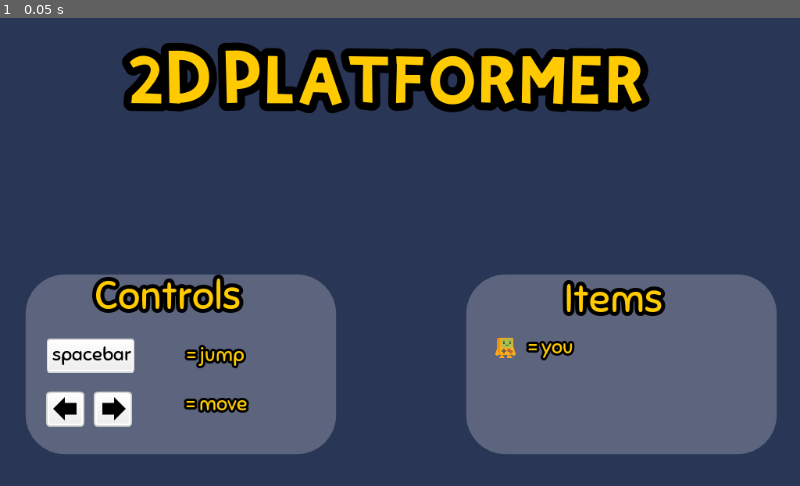
Above: before the commit, frame 1.
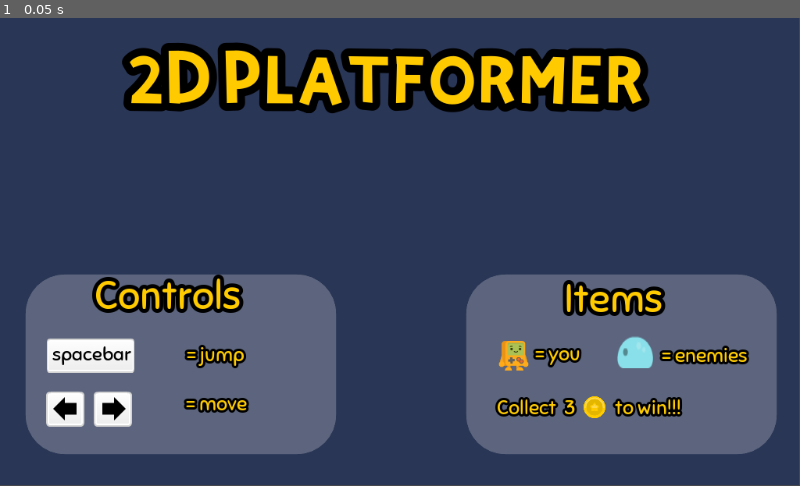
Above: after the commit, the same moment.

Repository: phukon/2D_platformer
Game: Godot game, scene res://Levels/title_menu.tscn
Same seed, same stepped clock (60 frames per second), same inputs: the game is played once before the commit and once after it. Before the commit the project has no main scene; this scene is started directly in both runs.
Inputs:
- Up to frame 1 (0.05 s): no input

The runs differ from the first frame. In frame 1, 2.1% of the frame differs, in the area x 0-100%, y 0-100%.

Commit message:
added 'game over' screen

Diff:
--- /dev/null
+++ b/Levels/Game_over_screen.tscn
@@ -0,0 +1,55 @@
+[gd_scene load_steps=5 format=2]
+
+[ext_resource path="res://assets/fonts/KiriFont.ttf" type="DynamicFontData" id=1]
+[ext_resource path="res://assets/fonts/Sniglet-Regular.ttf" type="DynamicFontData" id=2]
+
+[sub_resource type="DynamicFont" id=1]
+size = 120
+outline_size = 9
+outline_color = Color( 0, 0, 0, 1 )
+font_data = ExtResource( 1 )
+
+[sub_resource type="DynamicFont" id=2]
+size = 70
+outline_size = 5
+outline_color = Color( 0, 0, 0, 1 )
+font_data = ExtResource( 2 )
+
+[node name="Game_over_screen" type="Control"]
+anchor_right = 1.0
+anchor_bottom = 1.0
+__meta__ = {
+"_edit_use_anchors_": false
+}
+
+[node name="ColorRect" type="ColorRect" parent="."]
+margin_right = 1024.0
+margin_bottom = 600.0
+color = Color( 0.560784, 0.231373, 0.231373, 1 )
+__meta__ = {
+"_edit_use_anchors_": false
+}
+
+[node name="Label" type="Label" parent="."]
+margin_left = 64.0
+margin_top = 128.0
+margin_right = 973.0
+margin_bottom = 249.0
+custom_fonts/font = SubResource( 1 )
+text = "Game Over!"
+__meta__ = {
+"_edit_use_anchors_": false
+}
+
+[node name="Button" type="Button" parent="."]
+margin_left = 320.0
+margin_top = 320.0
+margin_right = 681.0
+margin_bottom = 415.0
+custom_fonts/font = SubResource( 2 )
+custom_colors/font_color_hover = Color( 1, 0.8, 0, 1 )
+text = "Main Menu"
+flat = true
+__meta__ = {
+"_edit_use_anchors_": false
+}
--- /dev/null
+++ b/Levels/PlayButton.gd
@@ -0,0 +1,8 @@
+extends Button
+
+
+
+
+
+func _on_PlayButton_pressed() -> void:
+	get_tree().change_scene("res://Levels/Level1.tscn")
--- a/Levels/title_menu.tscn
+++ b/Levels/title_menu.tscn
@@ -6,6 +6,8 @@
 [ext_resource path="res://assets/UI/arrow-UP.png" type="Texture" id=4]
 [ext_resource path="res://assets/UI/grey_button13.png" type="Texture" id=5]
 [ext_resource path="res://assets/player-sprites/player/platformChar_idle.png" type="Texture" id=6]
+[ext_resource path="res://assets/enemies/slimeBlue_blue.png" type="Texture" id=7]
+[ext_resource path="res://assets/coin/gold_1.png" type="Texture" id=8]
 
 [sub_resource type="DynamicFont" id=1]
 size = 70
@@ -20,22 +22,22 @@
 corner_radius_bottom_right = 50
 corner_radius_bottom_left = 50
 
-[sub_resource type="DynamicFont" id=6]
+[sub_resource type="DynamicFont" id=3]
 size = 24
 outline_color = Color( 0, 0, 0, 1 )
 font_data = ExtResource( 3 )
 
-[sub_resource type="DynamicFont" id=3]
+[sub_resource type="DynamicFont" id=4]
 size = 50
 outline_size = 5
 font_data = ExtResource( 3 )
 
-[sub_resource type="DynamicFont" id=4]
-size = 25
-outline_size = 3
-font_data = ExtResource( 3 )
-
 [sub_resource type="DynamicFont" id=5]
+size = 25
+outline_size = 3
+font_data = ExtResource( 3 )
+
+[sub_resource type="DynamicFont" id=6]
 size = 25
 outline_size = 3
 font_data = ExtResource( 3 )
@@ -52,6 +54,18 @@
 outline_color = Color( 0, 0, 0, 1 )
 font_data = ExtResource( 3 )
 
+[sub_resource type="DynamicFont" id=9]
+size = 25
+outline_size = 3
+outline_color = Color( 0, 0, 0, 1 )
+font_data = ExtResource( 3 )
+
+[sub_resource type="DynamicFont" id=10]
+size = 25
+outline_size = 3
+outline_color = Color( 0, 0, 0, 1 )
+font_data = ExtResource( 3 )
+
 [node name="title_menu" type="Control"]
 anchor_right = 1.0
 anchor_bottom = 1.0
@@ -60,8 +74,10 @@
 }
 
 [node name="ColorRect" type="ColorRect" parent="."]
-margin_right = 1024.0
-margin_bottom = 600.0
+margin_left = -0.540344
+margin_top = -0.540344
+margin_right = 1023.46
+margin_bottom = 599.46
 color = Color( 0.168627, 0.215686, 0.341176, 1 )
 
 [node name="Label" type="Label" parent="."]
@@ -212,21 +228,61 @@
 }
 
 [node name="Player" type="TextureRect" parent="Panel2"]
-margin_left = 30.5356
-margin_top = 69.4535
-margin_right = 68.5356
-margin_bottom = 107.454
+margin_left = 33.3992
+margin_top = 67.5897
+margin_right = 88.3992
+margin_bottom = 122.59
 texture = ExtResource( 6 )
 expand = true
 
 [node name="Label" type="Label" parent="Panel2/Player"]
-margin_left = 47.899
-margin_top = 7.7836
-margin_right = 105.899
-margin_bottom = 39.7836
+margin_left = 55.2141
+margin_top = 18.0248
+margin_right = 113.214
+margin_bottom = 50.0248
 custom_fonts/font = SubResource( 8 )
 custom_colors/font_color = Color( 1, 0.8, 0, 1 )
 text = "= you"
 __meta__ = {
 "_edit_use_anchors_": false
 }
+
+[node name="Enemy" type="TextureRect" parent="Panel2"]
+margin_left = 192.683
+margin_top = 74.0098
+margin_right = 238.683
+margin_bottom = 120.01
+texture = ExtResource( 7 )
+expand = true
+__meta__ = {
+"_edit_use_anchors_": false
+}
+
+[node name="Label" type="Label" parent="Panel2/Enemy"]
+margin_left = 57.0581
+margin_top = 14.1426
+margin_right = 167.058
+margin_bottom = 46.1426
+custom_fonts/font = SubResource( 9 )
+custom_colors/font_color = Color( 1, 0.8, 0, 1 )
+text = "= enemies"
+__meta__ = {
+"_edit_use_anchors_": false
+}
+
+[node name="Coin" type="TextureRect" parent="Panel2"]
+margin_left = 149.937
+margin_top = 156.397
+margin_right = 177.937
+margin_bottom = 184.397
+texture = ExtResource( 8 )
+expand = true
+
+[node name="Label" type="Label" parent="Panel2/Coin"]
+margin_left = -111.314
+margin_top = -1.08078
+margin_right = 111.686
+margin_bottom = 30.9192
+custom_fonts/font = SubResource( 10 )
+custom_colors/font_color = Color( 1, 0.8, 0, 1 )
+text = "Collect  3          to win!!!"
--- a/project.godot
+++ b/project.godot
@@ -16,6 +16,7 @@
 [application]
 
 config/name="Project12"
+run/main_scene="res://Levels/title_menu.tscn"
 config/icon="res://icon.png"
 
 [input]
Not shown: 5 places in Levels/title_menu.tscn that only renumber resources
